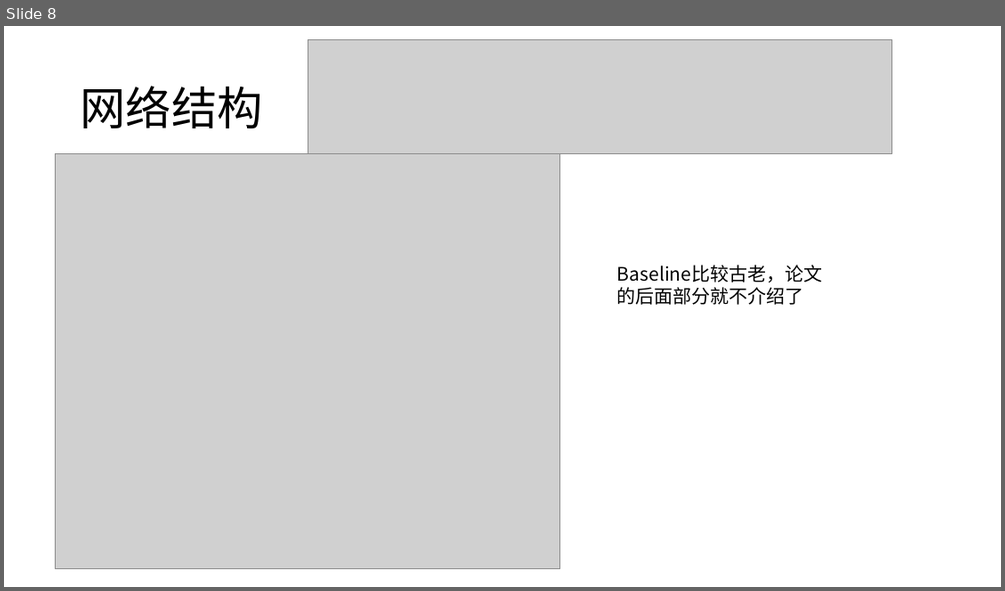
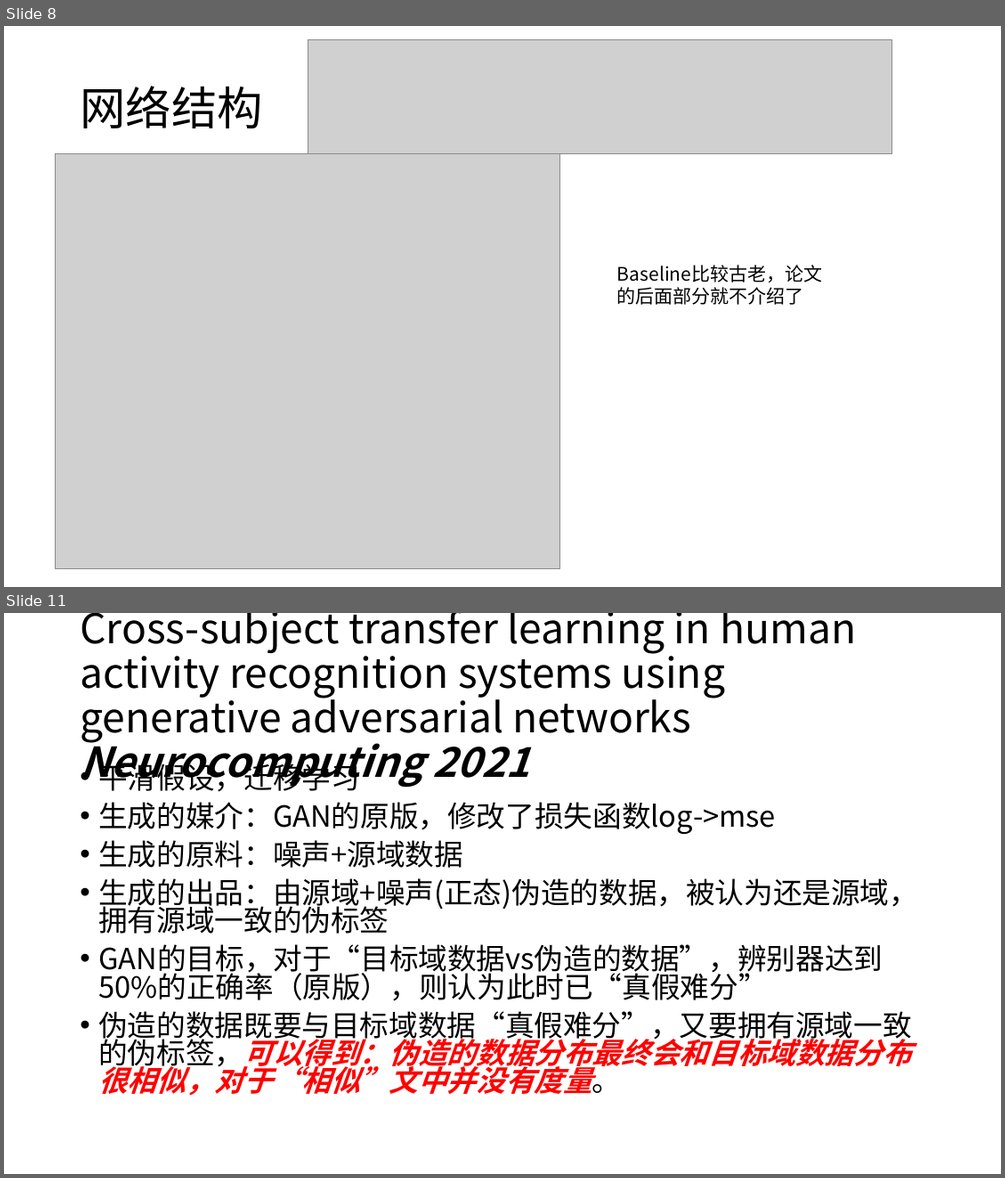
Before and after one commit to dundundundun5/python, a slide deck: literature_notes/ddnn-semi.pptx. Shown one above the other, each under a label of ours: slide 8 before the commit, slides 8 and 11 after it; the slides between them are not shown. The pictures are 1005x591 and 1005x1178 pixels, drawn with LibreOffice and Linux fonts; fonts in the diff are those of the drawing; grey boxes stand for pictures. Boxes give left, top, right and bottom in pixels: in the first picture for what was removed or moved away, otherwise in the second. Text is boxed around its words. In the diff, an @@ line names an element or a change of style, - is before the commit and + after.

```diff
--- a/literature_notes/ddnn-semi.pptx
+++ b/literature_notes/ddnn-semi.pptx
@@ slide 11 added at box(4, 613, 1001, 1174), background #FFFFFF @@
@@ title added at box(80, 613, 856, 787), 39.6 pt, text #000000 @@
+Cross-subject transfer learning in human activity recognition systems using generative adversarial networks Neurocomputing 2021
@@ text added at box(98, 758, 918, 1095), 28 pt, text #000000 @@
+• 平滑假设，迁移学习
+• 生成的媒介：GAN的原版，修改了损失函数log->mse
+• 生成的原料：噪声+源域数据
+• 生成的出品：由源域+噪声(正态)伪造的数据，被认为还是源域，拥有源域一致的伪标签
+• GAN的目标，对于“目标域数据vs伪造的数据”，辨别器达到50%的正确率（原版），则认为此时已“真假难分”
+• 伪造的数据既要与目标域数据“真假难分”，又要拥有源域一致的伪标签，可以得到：伪造的数据分布最终会和目标域数据分布很相似，对于“相似”文中并没有度量。
```
Also in this commit, not shown: 13 other slides added.
